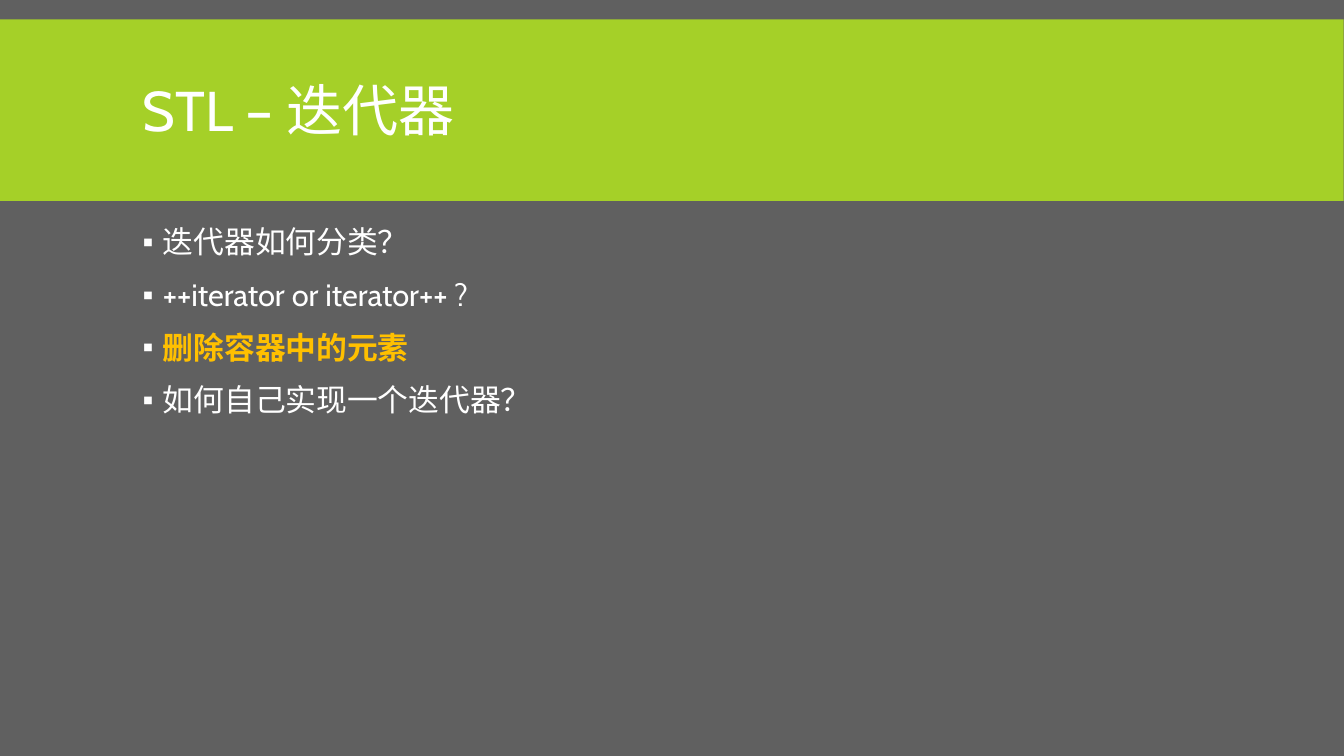
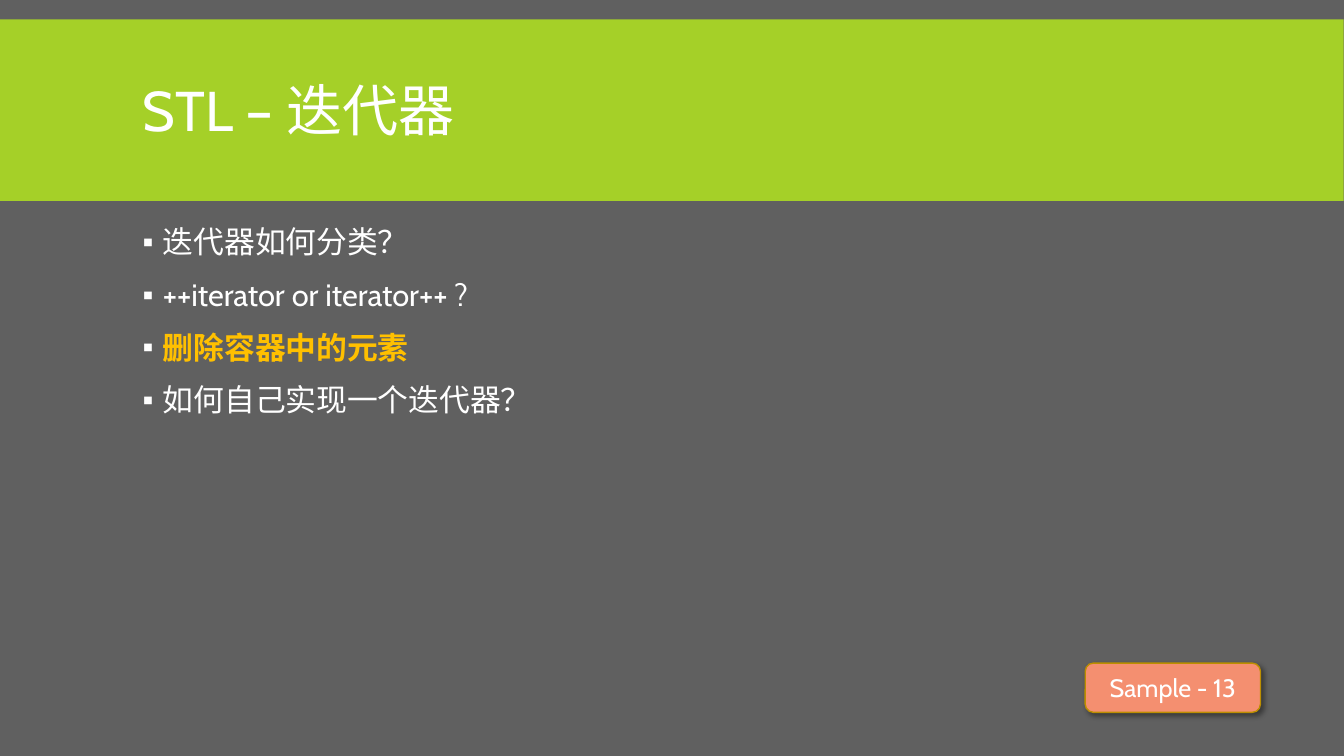
Before and after one commit to albertclass/Lessons, a slide deck: slide 54 of advance c++/courseware.pptx (slide 53 before the commit). Drawn at 1344x756 pixels with LibreOffice and Linux fonts; fonts in the diff are those of the drawing. Boxes give left, top, right and bottom in pixels: in the first picture for what was removed or moved away, otherwise in the second. Text is boxed around its words. In the diff, an @@ line names an element or a change of style, - is before the commit and + after.

```diff
--- a/advance c++/courseware.pptx
+++ b/advance c++/courseware.pptx
@@ rounded rectangle added at (1086, 663, 1261, 713), fill #F48F70, outline #BD8E00 1 pt, 18 pt, text #FFFFFF @@
+Sample - 13
```
Also in this commit, not shown: 3 other slides changed, 2 slides added, 2 slides removed, 3 other files.
